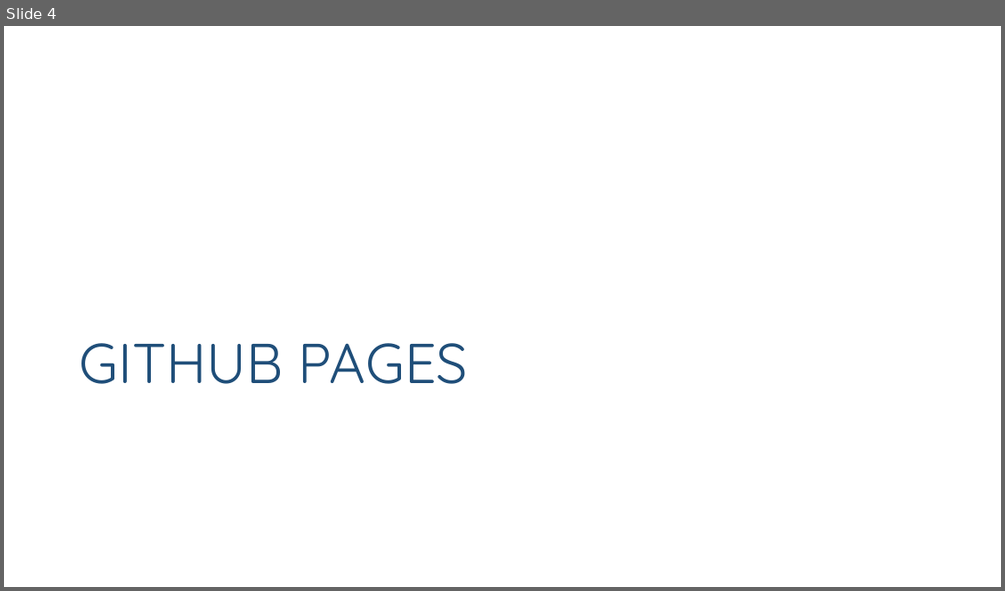
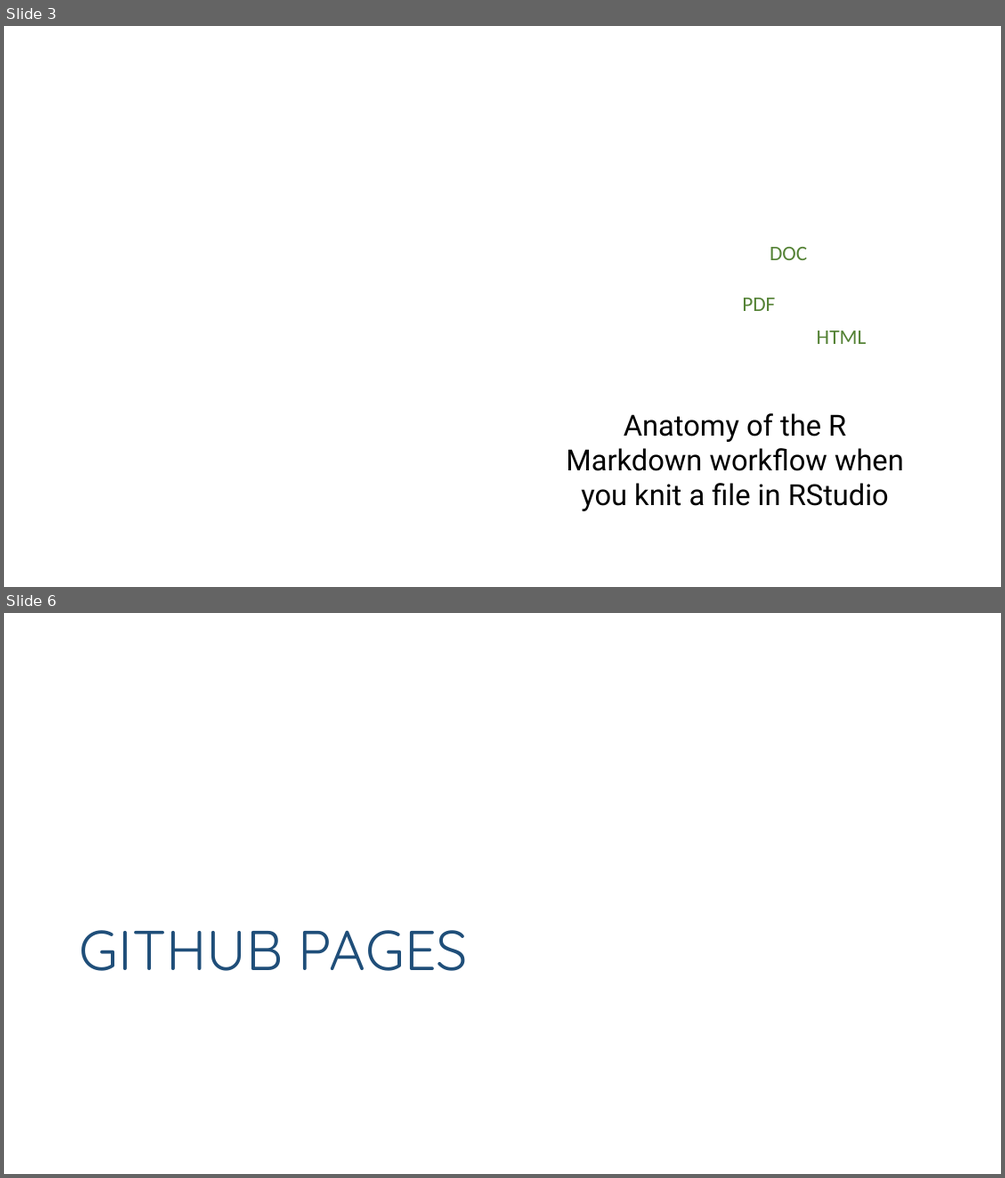
Before and after one commit to Watts-College/paf-514-template, a slide deck: lectures/github-pages.pptx. Shown one above the other, each under a label of ours: slide 4 before the commit, slides 3 and 6 after it; the slides between them are not shown. The pictures are 1005x591 and 1005x1178 pixels, drawn with LibreOffice and Linux fonts; fonts in the diff are those of the drawing; background and template pictures are left out. Boxes give left, top, right and bottom in pixels: in the first picture for what was removed or moved away, otherwise in the second. Text is boxed around its words. In the diff, an @@ line names an element or a change of style, - is before the commit and + after.

Commit message:
update lecture on html

```diff
--- a/lectures/github-pages.pptx
+++ b/lectures/github-pages.pptx
@@ slide 3 added at [4, 26, 1001, 587], background picture (left out) @@
@@ text added at [769, 247, 807, 260], 20 pt, text #548235 @@
+DOC
@@ text added at [742, 297, 775, 311], 20 pt, text #548235 @@
+PDF
@@ text added at [817, 330, 866, 344], 20 pt, text #548235 @@
+HTML
@@ text added at [566, 413, 904, 511], 28 pt, text #000000 @@
+Anatomy of the R Markdown workflow when you knit a file in RStudio
@@ what was slide 4 is now slide 6 @@
```
Also in this commit, not shown: 14 other slides added, 2 slides removed, 1 other file.
